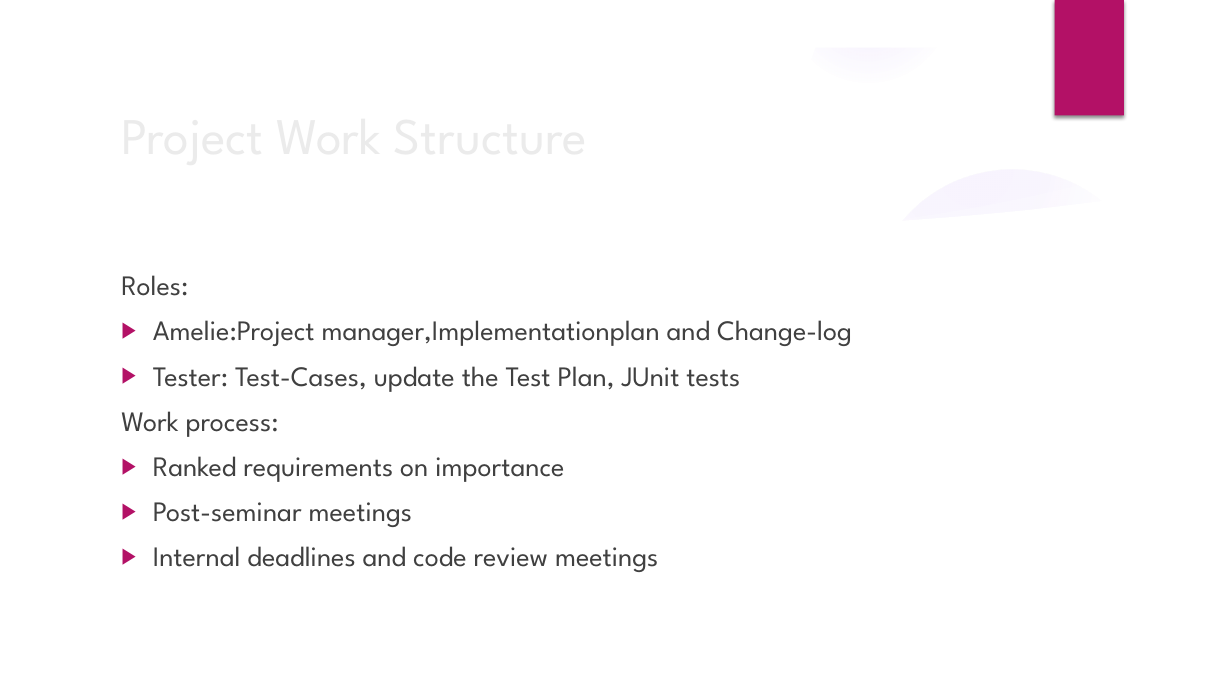
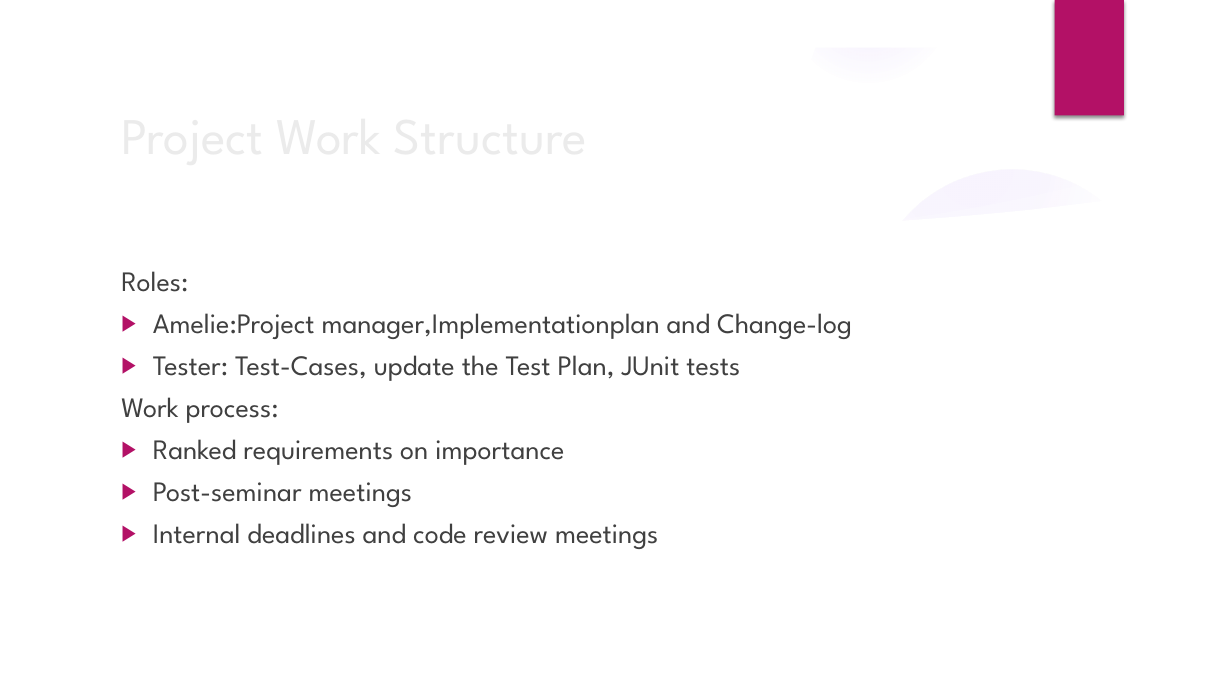
Before and after one commit to Group7-1DV508/1DV508-group7-docs, a slide deck: slide 4 of ProjectPresentation .pptx. Drawn at 1232x693 pixels with LibreOffice and Linux fonts; fonts in the diff are those of the drawing; background and template pictures are left out. Boxes give left, top, right and bottom in pixels: in the first picture for what was removed or moved away, otherwise in the second. Text is boxed around its words. In the diff, an @@ line names an element or a change of style, - is before the commit and + after.

```diff
--- a/ProjectPresentation .pptx
+++ b/ProjectPresentation .pptx
@@ text "Roles:" at (x1=121, y1=271, x2=852, y2=549): line spacing 1 to 0.9 @@
```
Also in this commit, not shown: 1 slide added, 1 slide removed.
